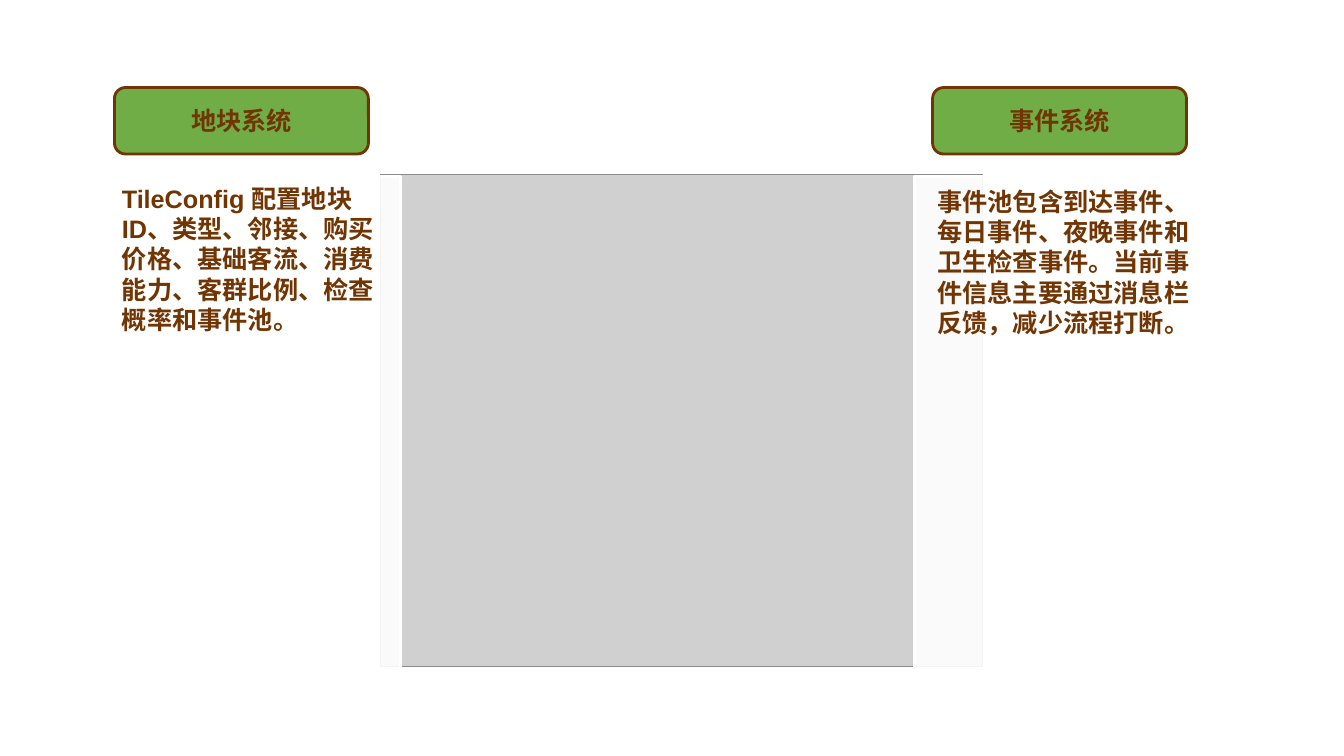
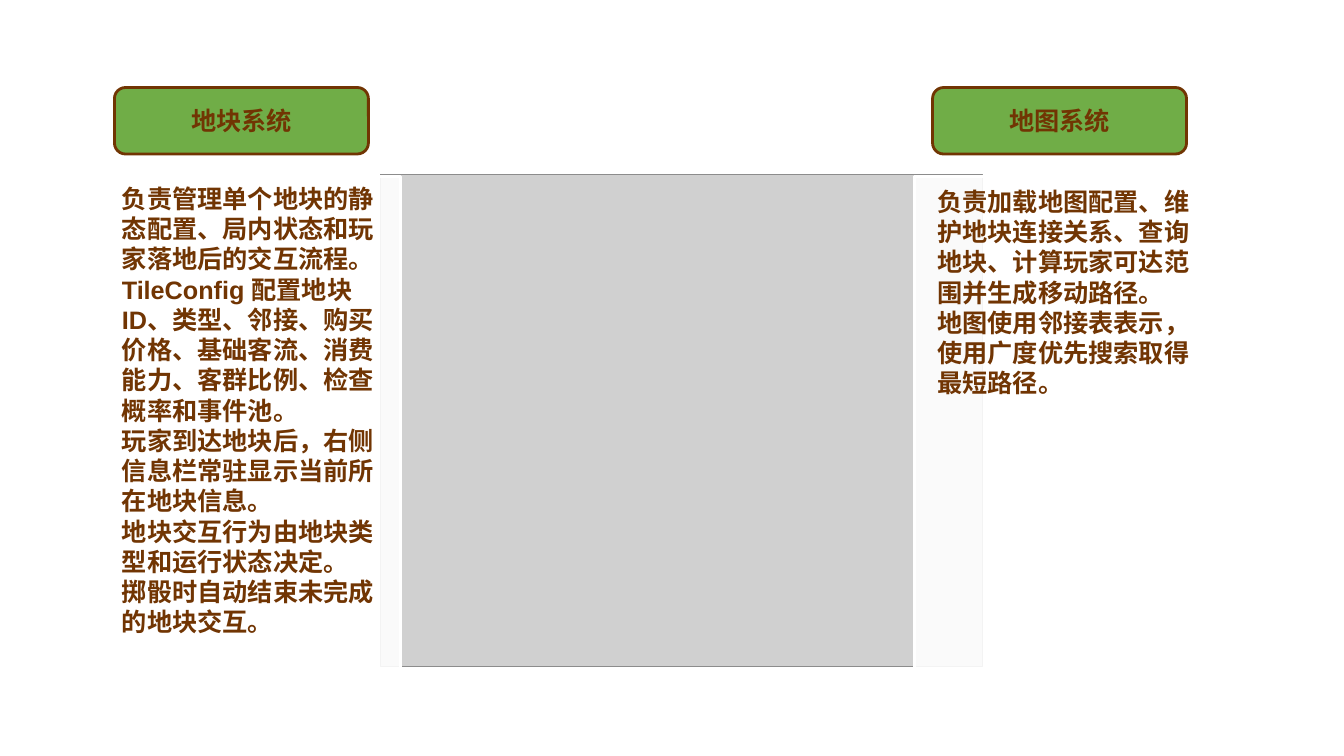
Before and after one commit to Hourglass5177/HUST-Night-Market, a slide deck: slide 14 of Docs/HUST_Night_Market_Defense_PPT.pptx. Drawn at 1344x756 pixels with LibreOffice and Linux fonts; fonts in the diff are those of the drawing; grey boxes stand for pictures; background and template pictures are left out. Boxes give left, top, right and bottom in pixels: in the first picture for what was removed or moved away, otherwise in the second. Text is boxed around its words. In the diff, an @@ line names an element or a change of style, - is before the commit and + after.

```diff
--- a/Docs/HUST_Night_Market_Defense_PPT.pptx
+++ b/Docs/HUST_Night_Market_Defense_PPT.pptx
@@ text in rounded rectangle at [1009, 108, 1110, 132]: text changed @@
-事件系统
+地图系统
@@ text at [122, 186, 374, 271]: paragraph added @@
+负责管理单个地块的静态配置、局内状态和玩家落地后的交互流程。
@@ text at [937, 189, 1189, 395]: text changed @@
-事件池包含到达事件、每日事件、夜晚事件和卫生检查事件。当前事件信息主要通过消息栏反馈，减少流程打断。
+负责加载地图配置、维护地块连接关系、查询地块、计算玩家可达范围并生成移动路径。
+地图使用邻接表表示，
+使用广度优先搜索取得最短路径。
@@ text at [122, 428, 374, 633]: paragraphs added @@
+玩家到达地块后，右侧信息栏常驻显示当前所在地块信息。
+地块交互行为由地块类型和运行状态决定。
+掷骰时自动结束未完成的地块交互。
```
Also in this commit, not shown: 1 slide added, 1 other file.
